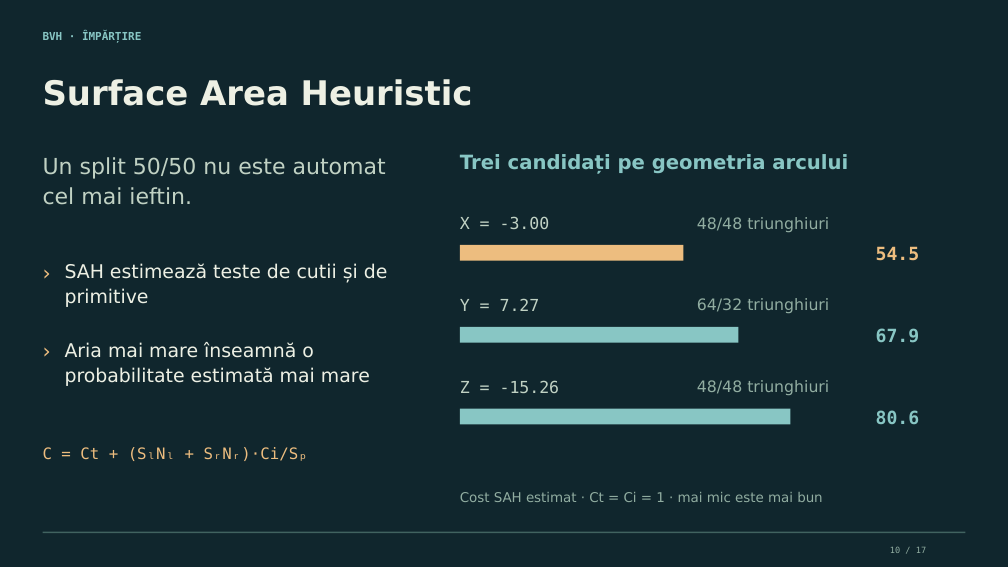
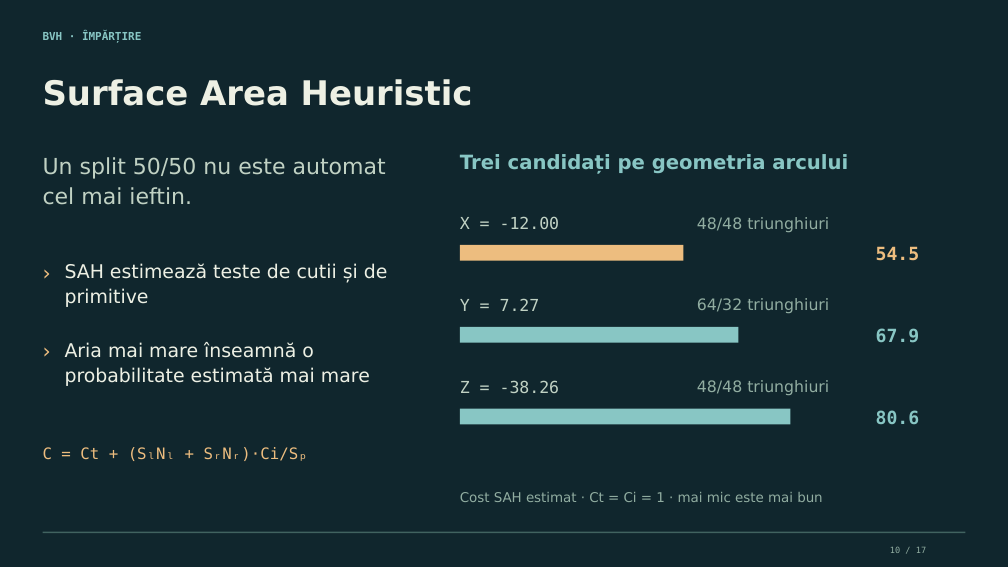
Before and after one commit to mucel29/pgapi-presentation, a slide deck: slide 10 of output/raytracing.pptx. Drawn at 1008x567 pixels with LibreOffice and Linux fonts; fonts in the diff are those of the drawing. Boxes give left, top, right and bottom in pixels: in the first picture for what was removed or moved away, otherwise in the second. Text is boxed around its words. In the diff, an @@ line names an element or a change of style, - is before the commit and + after.

```diff
--- a/output/raytracing.pptx
+++ b/output/raytracing.pptx
@@ text at [460, 216, 560, 229]: text changed @@
-X = -3.00
+X = -12.00
@@ text at [460, 380, 560, 393]: text changed @@
-Z = -15.26
+Z = -38.26
```
Also in this commit, not shown: 7 other slides changed, 22 other files.
